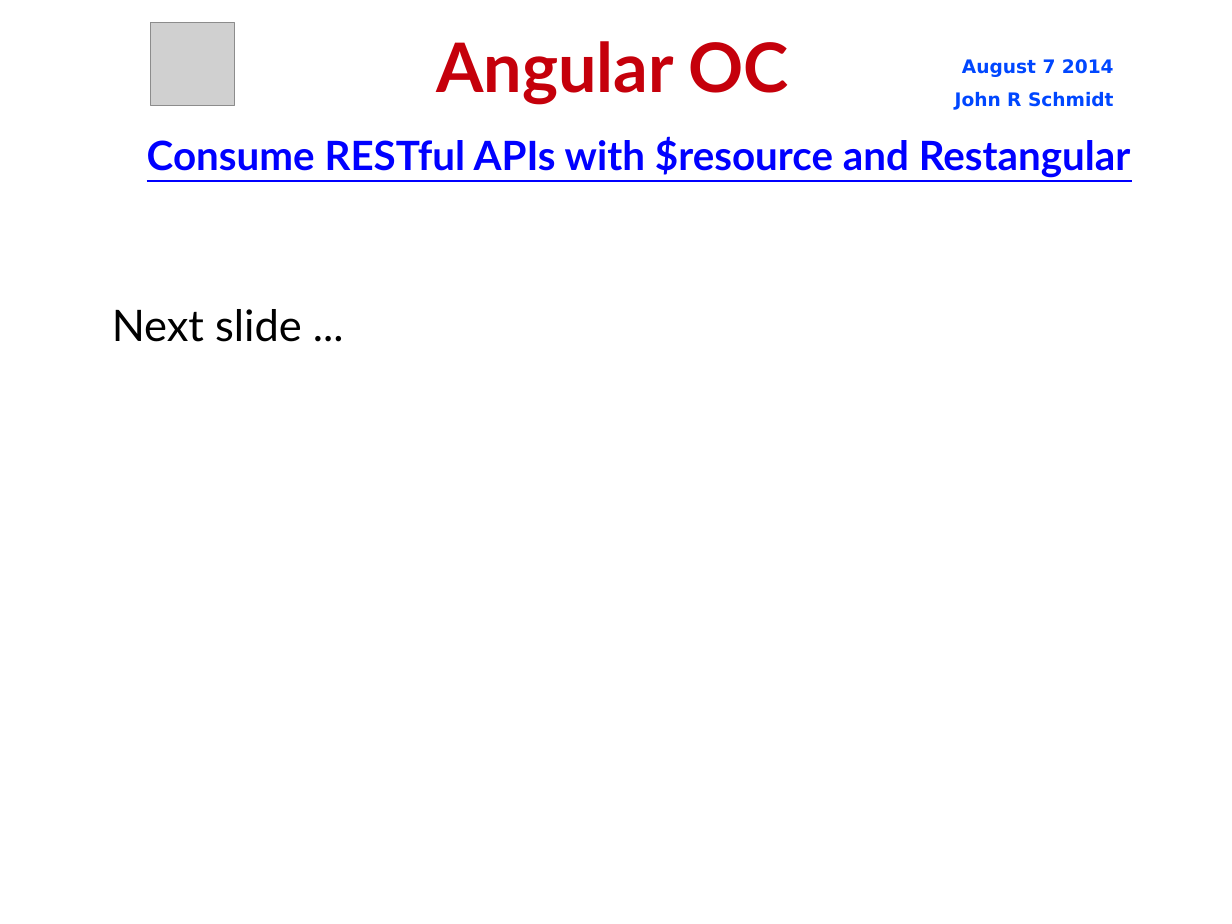
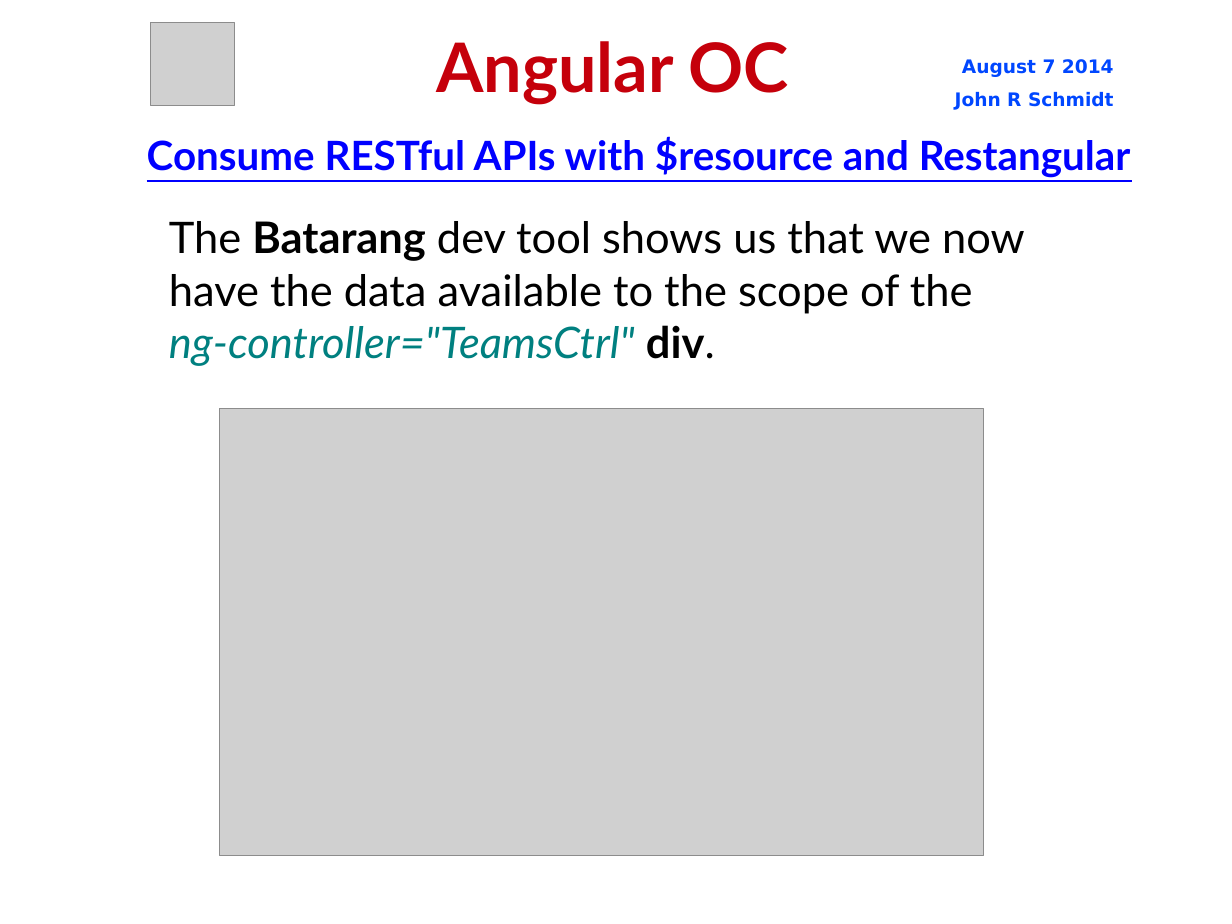
Before and after one commit to jrschmidt/fifa-angular-rest-demo, a slide deck: slide 31 of fifa.odp (slide 35 before the commit). Drawn at 1232x924 pixels with LibreOffice and Linux fonts; fonts in the diff are those of the drawing; grey boxes stand for pictures; background and template pictures are left out. Boxes give left, top, right and bottom in pixels: in the first picture for what was removed or moved away, otherwise in the second. Text is boxed around its words. In the diff, an @@ line names an element or a change of style, - is before the commit and + after.

```diff
--- a/fifa.odp
+++ b/fifa.odp
@@ subtitle added at <box>169,221,1025,366</box>, 28 pt, text #000000 @@
+The Batarang dev tool shows us that we now have the data available to the scope of the ng-controller="TeamsCtrl" div.
@@ subtitle removed at <box>112,309,302,342</box> @@
-Next slide ...
@@ picture added at <box>219,409,984,856</box> @@
```
Also in this commit, not shown: 20 other slides changed, 1 slide removed, 2 other files.
